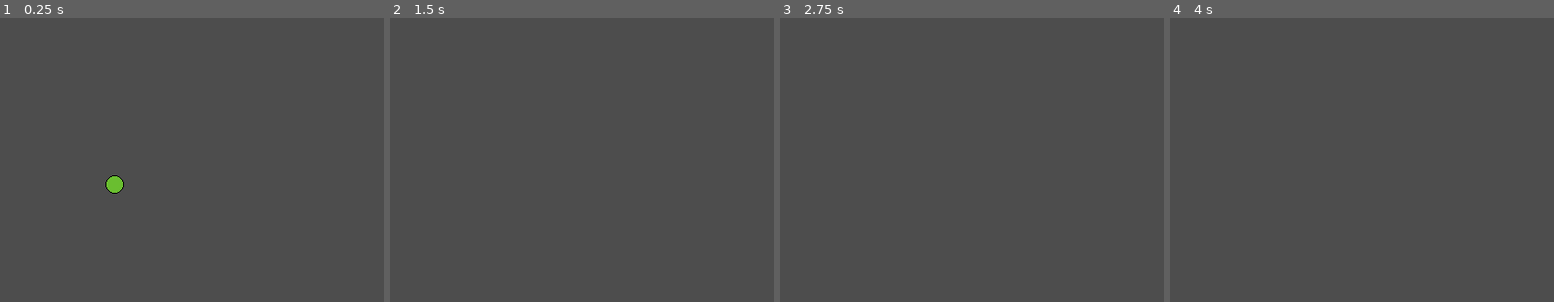
Above: before the commit, frames 1-4 (left to right).
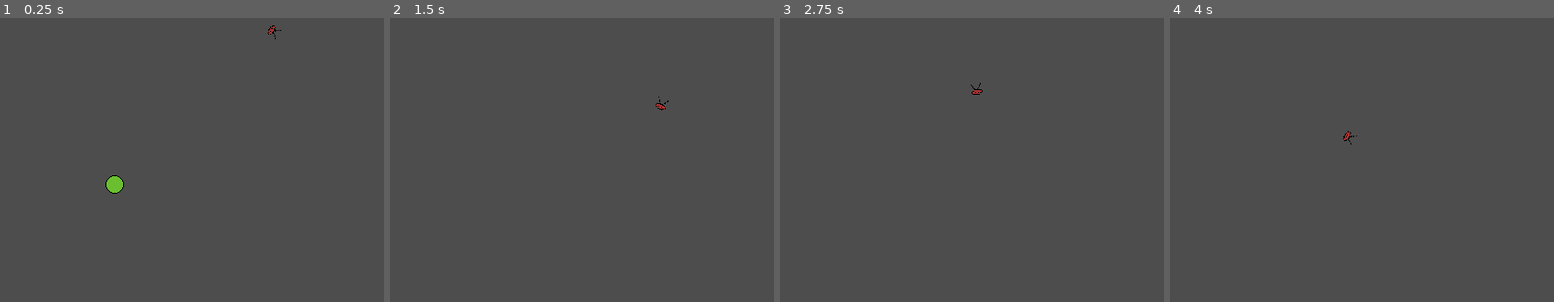
Above: after the commit, the same moments.

Repository: pres2300/ludum_dare_56
Game: Godot game, scene res://main.tscn
The game is run twice, just before and just after one commit, with the same random seed, the same clock (stepped at 60 frames per second) and the same inputs.
Inputs:
- Up to frame 1 (0.25 s): no input
- Up to frame 2 (1.5 s): tap Enter at 0.5 s; hold Right (ui_right) 0.53-1.28 s; hold Down (ui_down) from 1.28 s (still down)
- Up to frame 3 (2.75 s): release Down (ui_down) at 2.03 s; hold Right (ui_right) from 2.03 s (still down)
- Up to frame 4 (4 s): release Right (ui_right) at 2.78 s; hold Up (ui_up) 2.78-3.53 s; tap Space at 3.5 s; hold Left (ui_left) from 3.53 s (still down)

The runs differ from the first frame. In frame 1, less than 0.1% of the frame differs, in the area x 69-74%, y 2-8%; in frame 2, less than 0.1%; in frame 3, less than 0.1%, in the area x 49-53%, y 22-28%; in frame 4, less than 0.1%.

Commit message:
Enemy paths

Diff:
--- a/beings/enemy_base.gd
+++ b/beings/enemy_base.gd
@@ -1,11 +1,10 @@
-extends CharacterBody2D
+extends Area2D
 
 @export var move_speed: int = 500
 
-func _ready() -> void:
-	# Create path
+enum EnemyType { SQUID }
 
-	pass
+var enemy_type: EnemyType
 
 func _on_visible_on_screen_notifier_2d_screen_exited() -> void:
 	queue_free()
--- a/beings/enemy_base.tscn
+++ b/beings/enemy_base.tscn
@@ -6,6 +6,7 @@
 script = ExtResource("1_hw37p")
 
 [node name="Sprite2D" type="Sprite2D" parent="."]
+rotation = 1.5708
 
 [node name="CollisionShape2D" type="CollisionShape2D" parent="."]
 
--- /dev/null
+++ b/beings/enemy_path.gd
@@ -0,0 +1,42 @@
+extends Path2D
+
+@onready var path_follow: PathFollow2D = $PathFollow2D
+
+func create_path() -> void:
+	var points: PackedVector2Array = []
+
+	# TODO: randomize
+	var zigzag_amplitude: float = 40.0  # How far to zig-zag from the main line
+	var zigzag_frequency: float = 10   # How frequent the zig-zags are
+	var curve_length: float = 800.0     # How long the curve is (including extension beyond the target)
+	var segments: int = 100            # Number of segments in the curve
+
+	# Get player position for target point
+	var target_point: Vector2 = get_tree().get_first_node_in_group("Player").global_position
+
+	var start_point: Vector2 = position # May need this outside of ready? Move to a `move` function?
+
+	# Direction vector form the start to the target
+	var direction: Vector2 = (target_point - start_point).normalized()
+
+	for i: int in range(segments):
+		# Calculate the linear position along the curve
+		var t: float = float(i) / float(segments) # Normalized value from 0 to 1
+		var point_on_line: Vector2 = Vector2(0,0)+direction*curve_length*t # Curve paths origin are local, so start at 0,0
+
+		# Add zig-zagging effect by offsetting perpendicular to the direction
+		var perpendicular: Vector2 = Vector2(-direction.y, direction.x)
+		var zigzag_offset: Vector2 = perpendicular*sin(t*TAU*zigzag_frequency)*zigzag_amplitude
+
+		# Final zig-zagging point
+		var final_point: Vector2 = point_on_line + zigzag_offset
+		points.append(final_point)
+		self.curve.add_point(final_point)
+
+func _ready() -> void:
+	create_path()
+
+func _process(delta: float) -> void:
+	path_follow.progress_ratio += 0.05*delta
+	if path_follow.progress_ratio >= 1 or path_follow.get_child_count() == 0:
+		queue_free()
--- /dev/null
+++ b/beings/enemy_path.tscn
@@ -0,0 +1,15 @@
+[gd_scene load_steps=4 format=3 uid="uid://b2q033821e0j7"]
+
+[ext_resource type="Script" path="res://beings/enemy_path.gd" id="1_secnv"]
+[ext_resource type="PackedScene" uid="uid://b0ku6bklyw35r" path="res://beings/tiny_creature_1.tscn" id="2_cblug"]
+
+[sub_resource type="Curve2D" id="Curve2D_5ll0l"]
+
+[node name="EnemyPath" type="Path2D"]
+curve = SubResource("Curve2D_5ll0l")
+script = ExtResource("1_secnv")
+
+[node name="PathFollow2D" type="PathFollow2D" parent="."]
+loop = false
+
+[node name="tiny_creature1" parent="PathFollow2D" instance=ExtResource("2_cblug")]
--- a/beings/player.tscn
+++ b/beings/player.tscn
@@ -5,7 +5,7 @@
 
 [sub_resource type="CircleShape2D" id="CircleShape2D_jiibq"]
 
-[node name="Player" type="CharacterBody2D"]
+[node name="Player" type="CharacterBody2D" groups=["Player"]]
 motion_mode = 1
 script = ExtResource("1_swsvb")
 
--- /dev/null
+++ b/beings/tiny_creature_1.gd
@@ -0,0 +1 @@
+extends Area2D
--- a/main.tscn
+++ b/main.tscn
@@ -1,9 +1,14 @@
-[gd_scene load_steps=3 format=3 uid="uid://fh8sf8nyuy14"]
+[gd_scene load_steps=4 format=3 uid="uid://fh8sf8nyuy14"]
 
 [ext_resource type="Script" path="res://main.gd" id="1_411yu"]
 [ext_resource type="PackedScene" uid="uid://bdfo216a617rc" path="res://beings/player.tscn" id="2_4vytu"]
+[ext_resource type="PackedScene" uid="uid://b2q033821e0j7" path="res://beings/enemy_path.tscn" id="4_mgbd6"]
 
 [node name="Main" type="Node"]
 script = ExtResource("1_411yu")
 
 [node name="Player" parent="." instance=ExtResource("2_4vytu")]
+position = Vector2(305, 191)
+
+[node name="EnemyPath" parent="." instance=ExtResource("4_mgbd6")]
+position = Vector2(511, 27)
